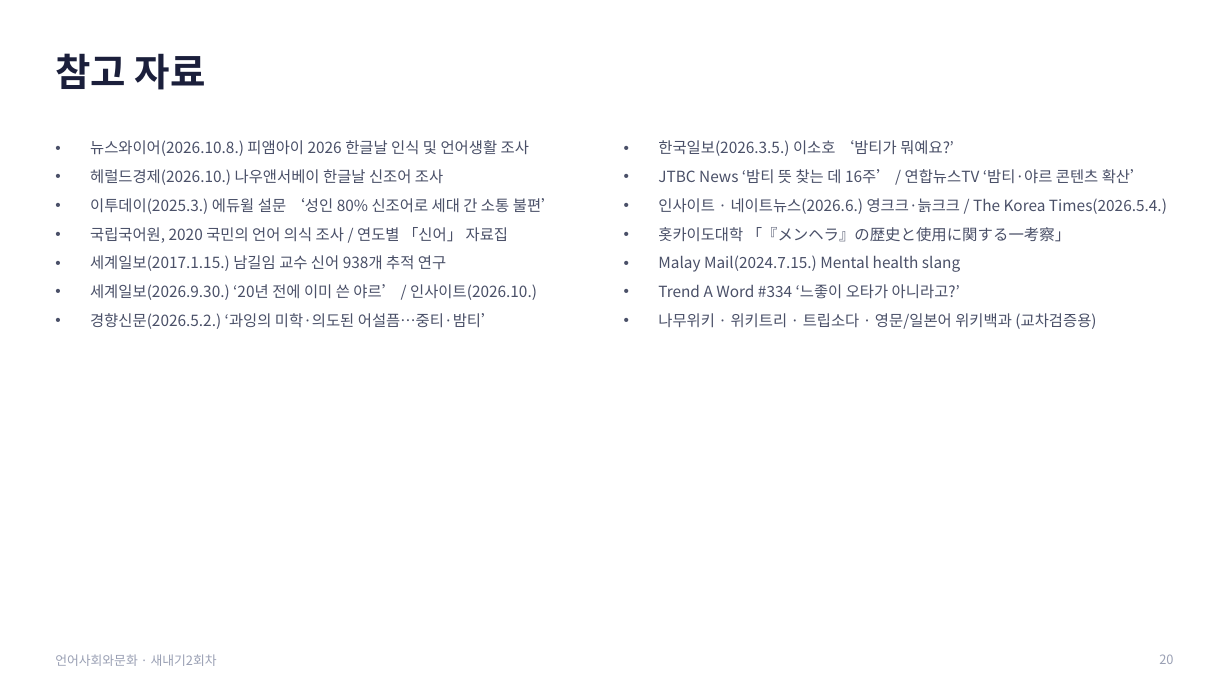
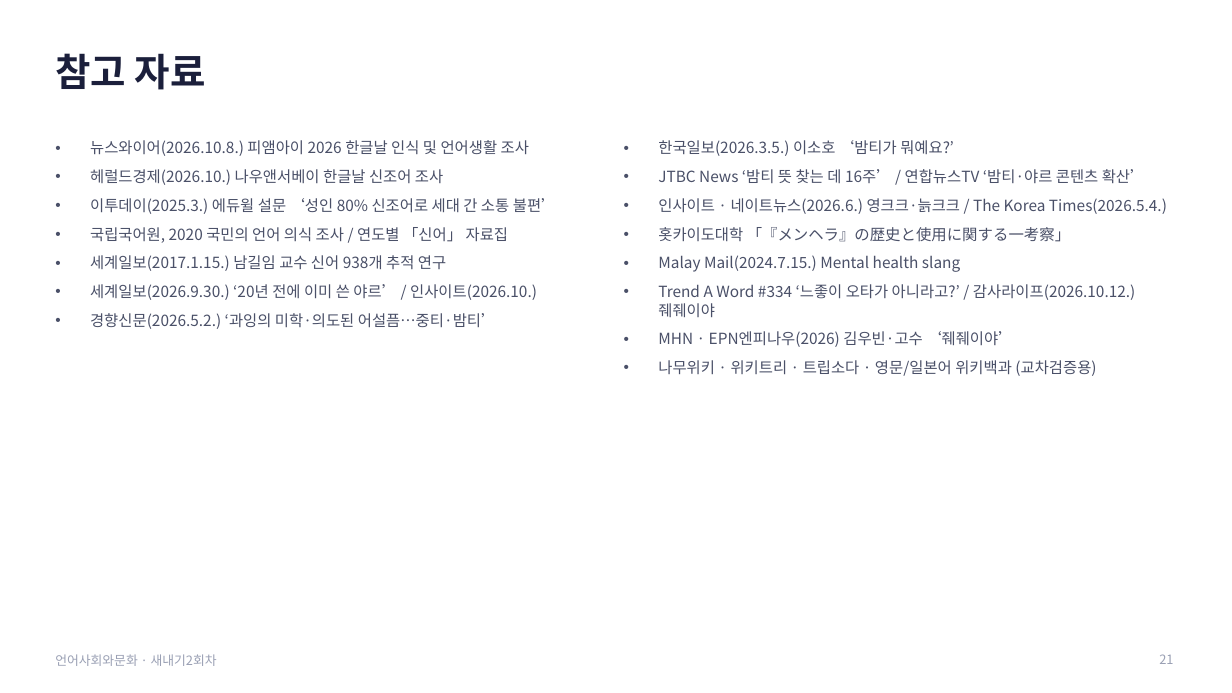
Before and after one commit to junseok7-cpu/hello, a slide deck: slide 21 of report/언어사회와문화_발표_새내기2회차.pptx (slide 20 before the commit). Drawn at 1232x693 pixels with LibreOffice and Linux fonts; fonts in the diff are those of the drawing. Boxes give left, top, right and bottom in pixels: in the first picture for what was removed or moved away, otherwise in the second. Text is boxed around its words. In the diff, an @@ line names an element or a change of style, - is before the commit and + after.

```diff
--- a/report/언어사회와문화_발표_새내기2회차.pptx
+++ b/report/언어사회와문화_발표_새내기2회차.pptx
@@ text at <box>658,284,1135,347</box>: text changed @@
-• Trend A Word #334 ‘느좋이 오타가 아니라고?’
+• Trend A Word #334 ‘느좋이 오타가 아니라고?’ / 감사라이프(2026.10.12.) 줴줴이야
+• MHN · EPN엔피나우(2026) 김우빈·고수 ‘줴줴이야’
@@ page number at <box>1159,654,1173,664</box>: text changed @@
-20
+21
```
Also in this commit, not shown: 10 other slides changed, 1 slide added, 2 other files.
